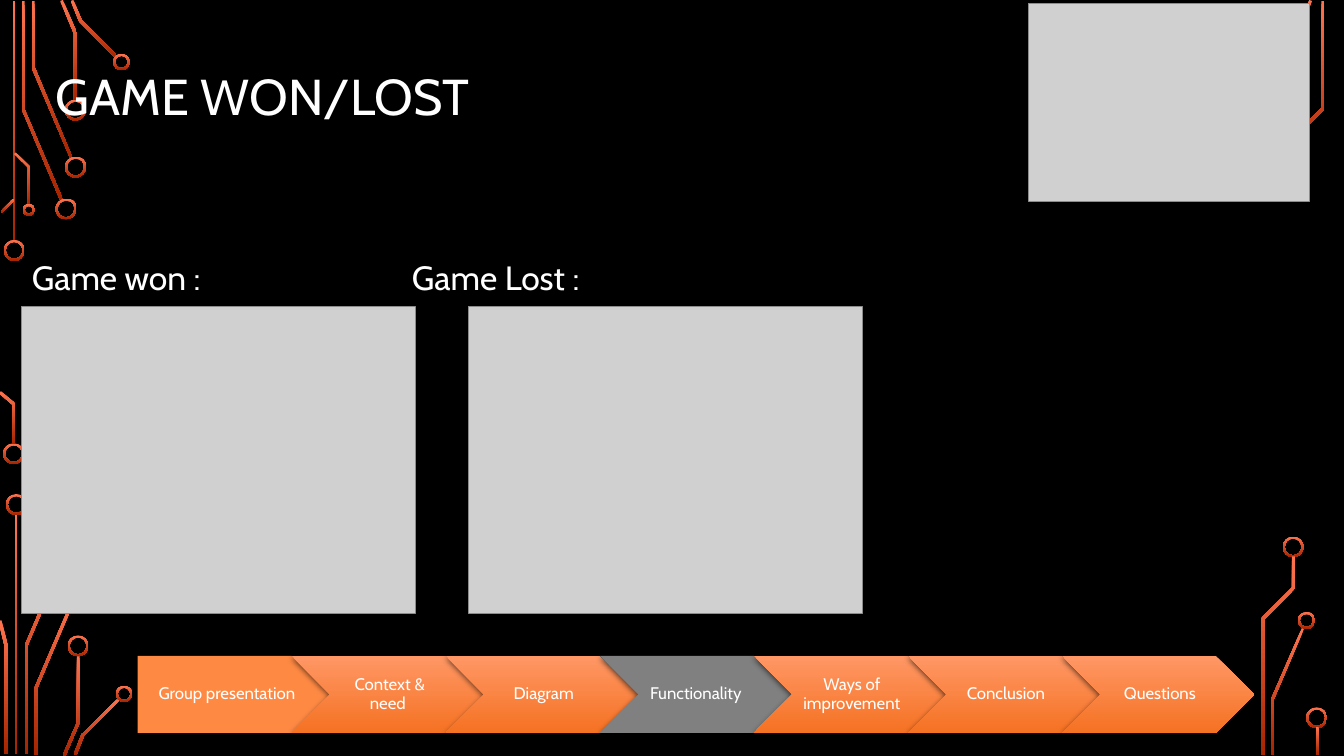
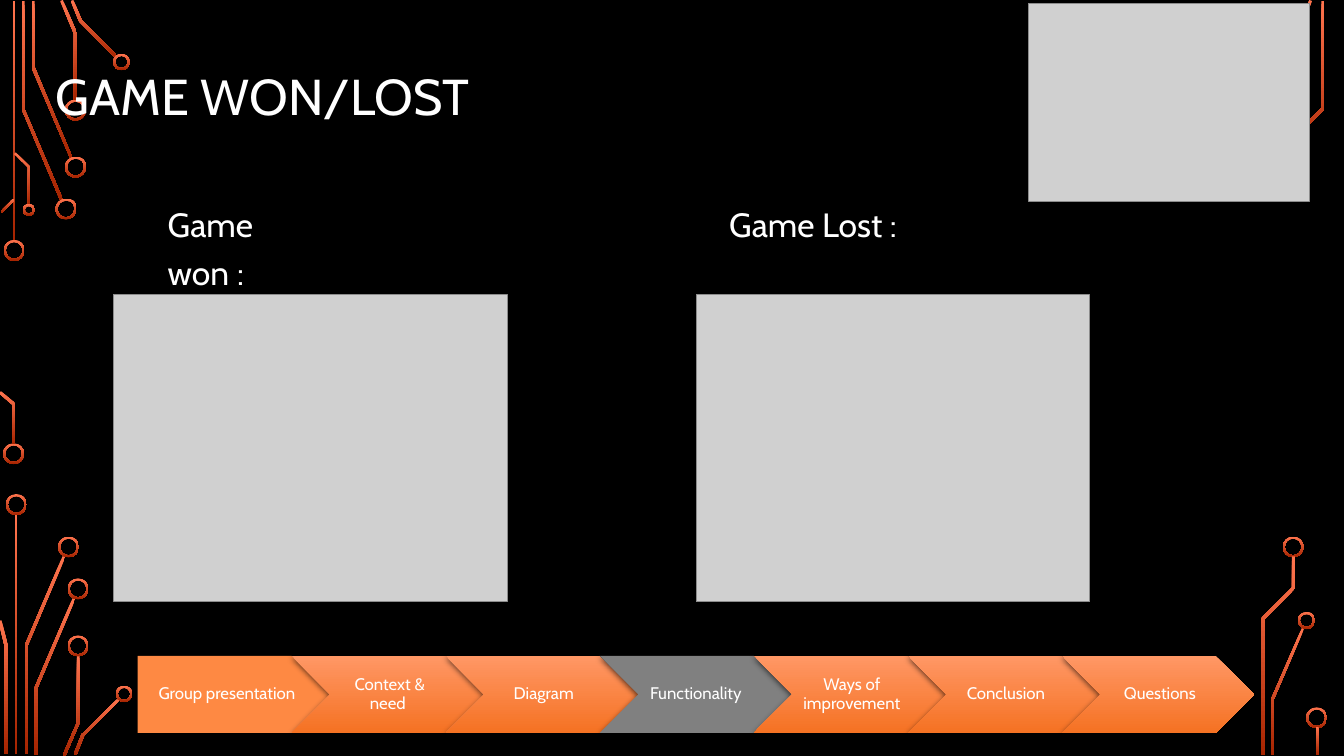
Before and after one commit to Paulbgt/Projet-Java, a slide deck: slide 17 of java project.pptx. Drawn at 1344x756 pixels with LibreOffice and Linux fonts; fonts in the diff are those of the drawing; grey boxes stand for pictures; background and template pictures are left out. Boxes give left, top, right and bottom in pixels: in the first picture for what was removed or moved away, otherwise in the second. Text is boxed around its words. In the diff, an @@ line names an element or a change of style, - is before the commit and + after.

Commit message:
final ppt

```diff
--- a/java project.pptx
+++ b/java project.pptx
@@ text at bbox=[168, 213, 253, 286]: text changed @@
-Game won : Game Lost :
+Game won :
@@ text added at bbox=[729, 213, 882, 238], 24 pt, text #FFFFFF @@
+Game Lost :
@@ picture: place and size @@
-picture at bbox=[22, 307, 415, 614]
+picture at bbox=[114, 295, 507, 603]
@@ picture: place and size @@
-picture at bbox=[469, 307, 862, 614]
+picture at bbox=[697, 295, 1090, 603]
@@ freeform shape added at bbox=[58, 536, 80, 558], fill gradient #FF744E to #A62400 @@
@@ freeform shape added at bbox=[68, 579, 89, 600], fill gradient #FF744E to #A62400 @@
```
Also in this commit, not shown: 4 other slides changed.
